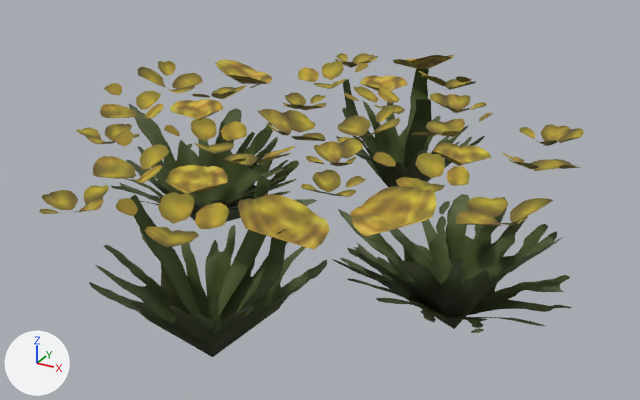
What one commit did to the glTF model 3d/mine-hantee/models/storm_doodad_kingscrest_flowers_11.glb.
Before and after are seen from a camera (50 mm lens) standing at (0.997, -1.836, 1.088) and looking at (-0.003, -0.019, 0.179). Every picture has the same lights, and +X, +Y and +Z are marked at lower left. The first picture is the older version.
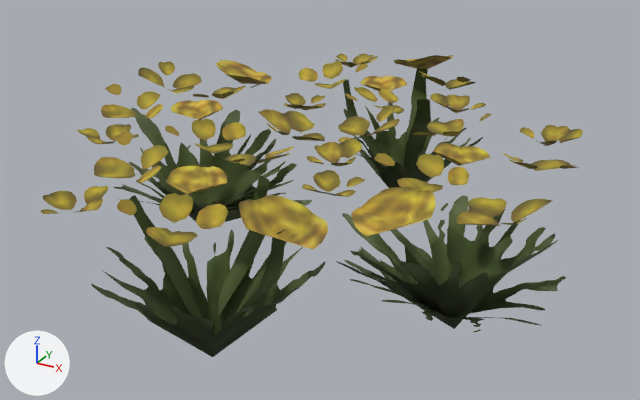
Pixel boxes (x1, y1, x2, y2) of what changed, in the pictures (640 x 400 px):
'Mesh_0', surface changed: (41, 54, 583, 332) in both

Edits to the bpy script that builds the scene:
```text
Change mat_material_0:
    where n3 = _N.new('ShaderNodeMath'); n3.name = 'Math.001'
    n3.inputs[1].default_value: 0.4 -> 0.502  # 'Value'
```
